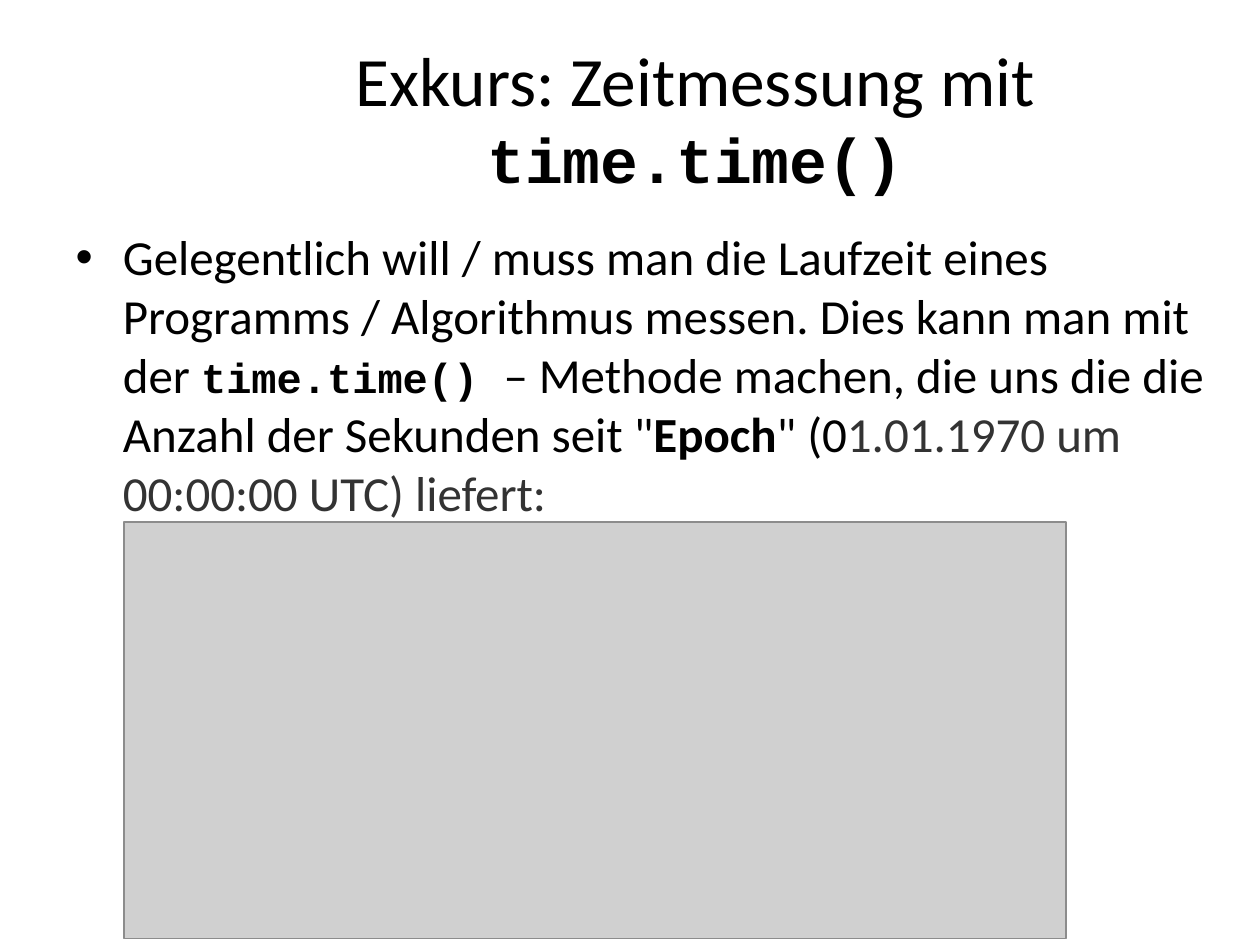
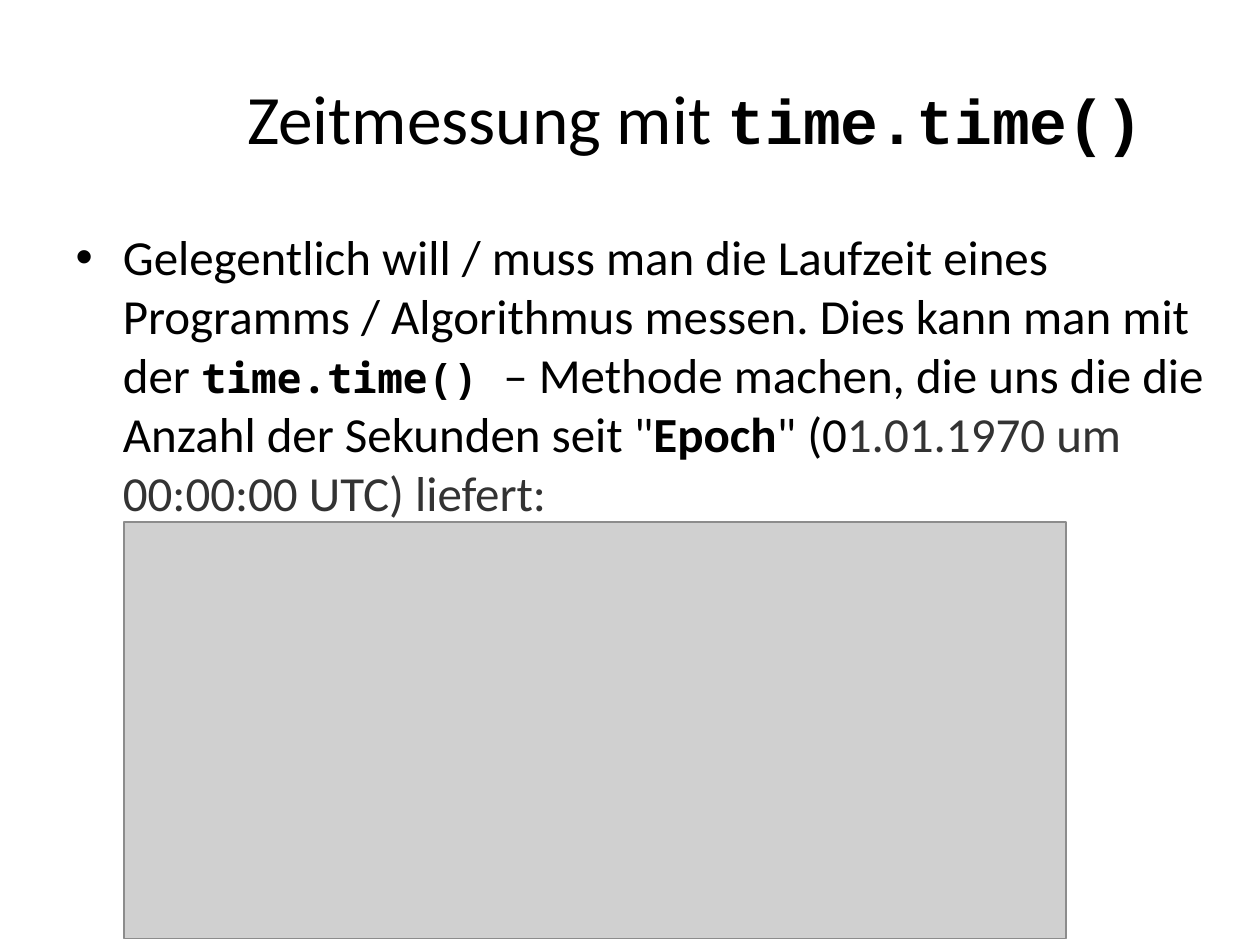
Before and after one commit to MickyRoth/Presentations, a slide deck: slide 34 of Python3 Fachinformatiker.pptx. Drawn at 1260x945 pixels with LibreOffice and Linux fonts; fonts in the diff are those of the drawing; grey boxes stand for pictures; background and template pictures are left out. Boxes give left, top, right and bottom in pixels: in the first picture for what was removed or moved away, otherwise in the second. Text is boxed around its words. In the diff, an @@ line names an element or a change of style, - is before the commit and + after.

```diff
--- a/Python3 Fachinformatiker.pptx
+++ b/Python3 Fachinformatiker.pptx
@@ title at [247,96,1143,157]: text changed @@
-Exkurs: Zeitmessung mit time.time()
+Zeitmessung mit time.time()
@@ text "Gelegentlich will / muss man ..." at [123,241,1203,522]: font Courier New to Noto Sans Mono in "time.time()" @@
```
Also in this commit, not shown: 3 other slides changed, 1 slide added, 1 other file.
